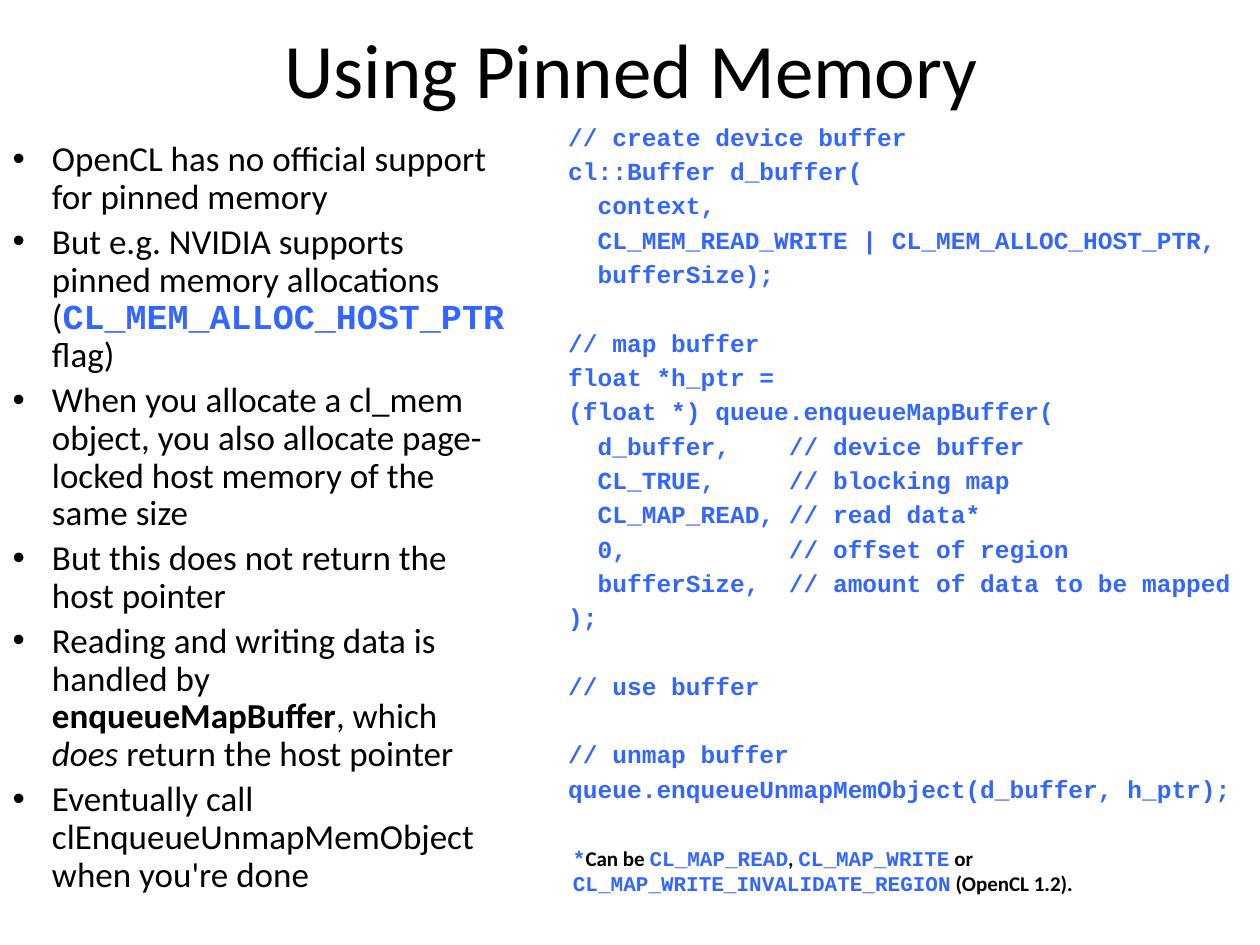
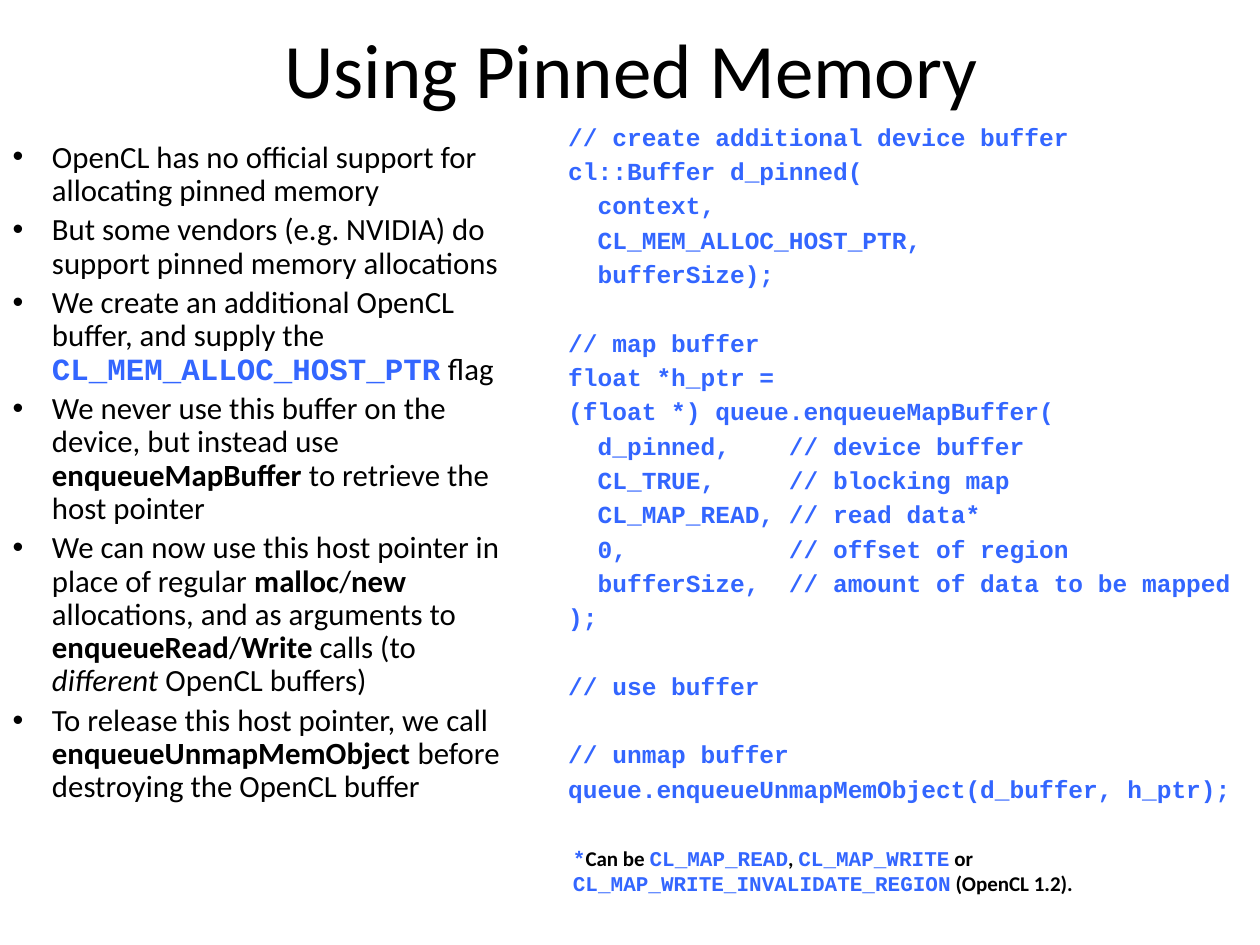
Before and after one commit to UoB-HPC/opencl-training-code, a slide deck: slide 16 of slides/advanced_part1.pptx. Drawn at 1260x945 pixels with LibreOffice and Linux fonts; fonts in the diff are those of the drawing. Boxes give left, top, right and bottom in pixels: in the first picture for what was removed or moved away, otherwise in the second. Text is boxed around its words. In the diff, an @@ line names an element or a change of style, - is before the commit and + after.

Commit message:
Updated pinned memory allocation description.

```diff
--- a/slides/advanced_part1.pptx
+++ b/slides/advanced_part1.pptx
@@ text at (52, 146, 500, 803): text changed; size 20 to 17.6 pt @@
-• OpenCL has no official support for pinned memory
-• But e.g. NVIDIA supports pinned memory allocations (CL_MEM_ALLOC_HOST_PTR flag)
-• When you allocate a cl_mem object, you also allocate page-locked host memory of the same size
-• But this does not return the host pointer
-• Reading and writing data is handled by enqueueMapBuffer, which does return the host pointer
-• Eventually call clEnqueueUnmapMemObject when you're done
+• OpenCL has no official support for allocating pinned memory
+• But some vendors (e.g. NVIDIA) do support pinned memory allocations
+• We create an additional OpenCL buffer, and supply the CL_MEM_ALLOC_HOST_PTR flag
+• We never use this buffer on the device, but instead use enqueueMapBuffer to retrieve the host pointer
+• We can now use this host pointer in place of regular malloc/new allocations, and as arguments to enqueueRead/Write calls (to different OpenCL buffers)
+• To release this host pointer, we call enqueueUnmapMemObject before destroying the OpenCL buffer
@@ text at (568, 128, 1068, 185): text changed @@
-// create device buffer
-cl::Buffer d_buffer(
+// create additional device buffer
+cl::Buffer d_pinned(
@@ text at (598, 232, 922, 254): text changed @@
-CL_MEM_READ_WRITE | CL_MEM_ALLOC_HOST_PTR,
+CL_MEM_ALLOC_HOST_PTR,
@@ text at (598, 437, 1024, 460): text changed @@
-d_buffer, // device buffer
+d_pinned, // device buffer
```
Also in this commit, not shown: 1 other slide changed.
